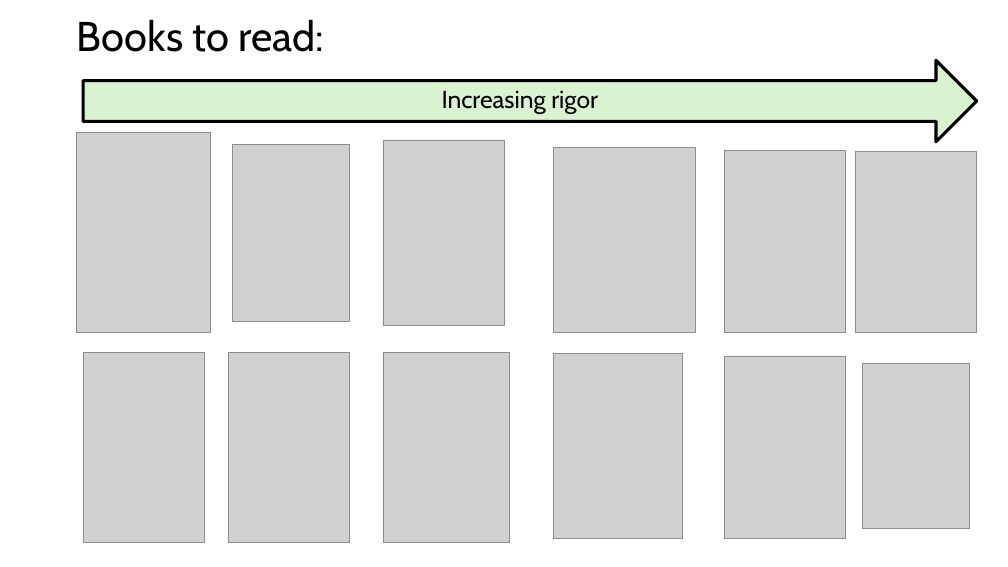
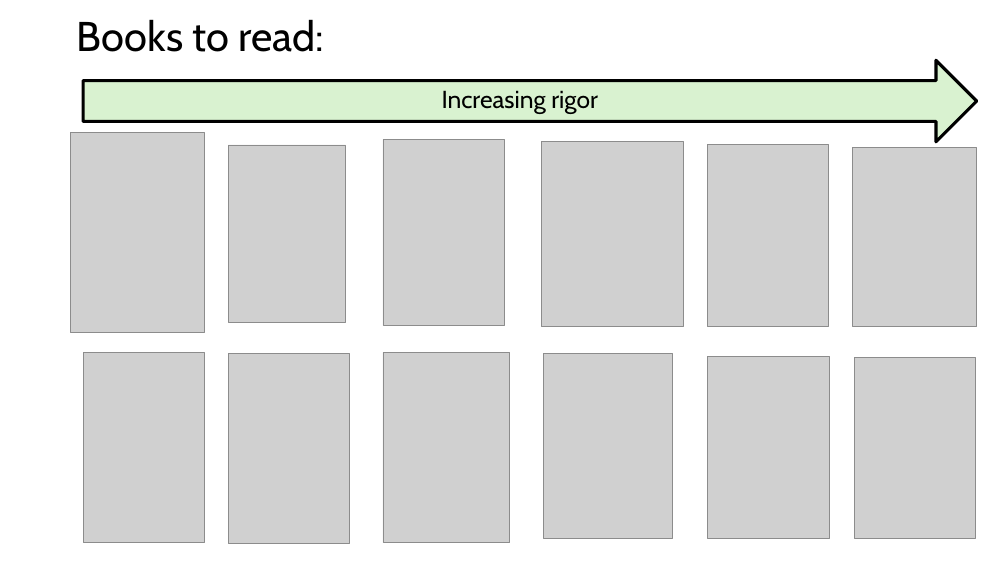
Before and after one commit to briellekthompson/NATR_8001_DecisionAnalysis_Fall25_Mizzou, a slide deck: slide 10 of material/Week8-RapidPrototyping/Week8-ClosingThoughts.pptx. Drawn at 1008x567 pixels with LibreOffice and Linux fonts; fonts in the diff are those of the drawing; grey boxes stand for pictures. Boxes give left, top, right and bottom in pixels: in the first picture for what was removed or moved away, otherwise in the second. Text is boxed around its words. In the diff, an @@ line names an element or a change of style, - is before the commit and + after.

Commit message:
closing thoughts ppt

```diff
--- a/material/Week8-RapidPrototyping/Week8-ClosingThoughts.pptx
+++ b/material/Week8-RapidPrototyping/Week8-ClosingThoughts.pptx
@@ picture moved from (x1=77, y1=132, x2=211, y2=333) to (x1=70, y1=132, x2=204, y2=333) @@
@@ picture moved from (x1=233, y1=144, x2=350, y2=321) to (x1=228, y1=145, x2=346, y2=322) @@
@@ picture moved from (x1=554, y1=147, x2=696, y2=332) to (x1=541, y1=142, x2=684, y2=327) @@
@@ picture moved from (x1=724, y1=150, x2=845, y2=333) to (x1=708, y1=144, x2=829, y2=327) @@
@@ picture added at (x1=853, y1=147, x2=977, y2=327) @@
@@ picture moved from (x1=554, y1=354, x2=683, y2=538) to (x1=544, y1=354, x2=673, y2=538) @@
@@ picture moved from (x1=724, y1=356, x2=846, y2=538) to (x1=708, y1=356, x2=830, y2=538) @@
@@ picture moved from (x1=856, y1=152, x2=977, y2=333) to (x1=854, y1=358, x2=975, y2=538) @@
@@ picture removed at (x1=863, y1=363, x2=970, y2=529) @@
```
Also in this commit, not shown: 1 other file.
